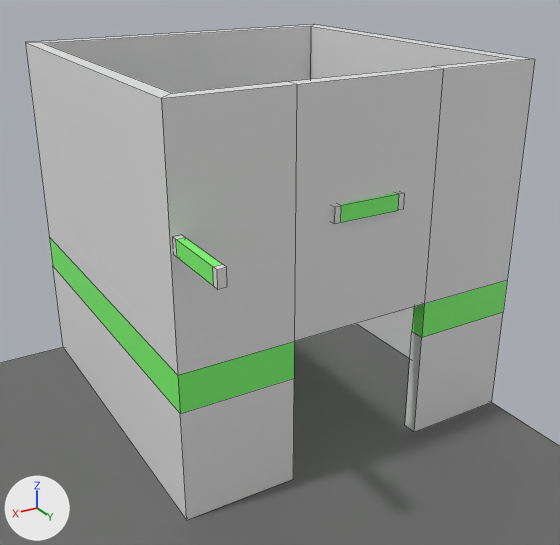
Renders of the FBX model Assets/Level-Gen/Meshes/elevatorTile.fbx from each side of a commit.
Camera for both pictures: a 50 mm lens placed at (2.83, 6.89, 6.38), pointed at (-2.4, -1.83, 2.01). Arrows for +X, +Y and +Z are at lower left; the lights stay in place. Mesh edges are drawn as thin lines.

The first picture shows 'elevator_floor', 'elevator_shaft'.
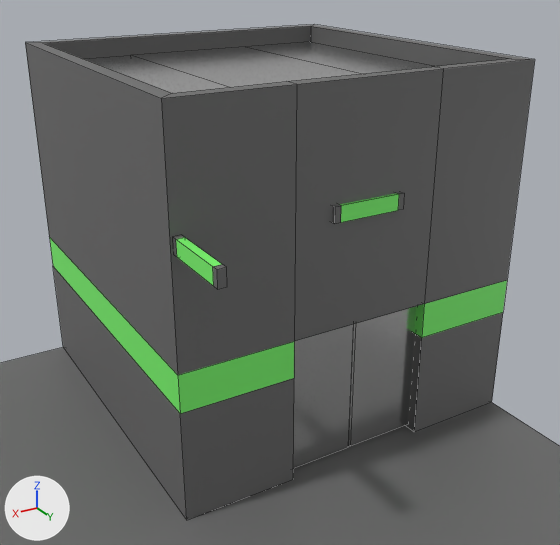
What changed in the scene script:
```text
Change mat_elavator:
    mat_elavator.roughness: 0.5 -> 0.2
    mat_elavator.metallic: 0.0 -> 1.0
Change me_plane:
    where me_plane.from_pydata(...)  # 80 vertices, 76 faces; spans x -5.0..0.0, y -5.0..0.98, z 0.0..5.0
    used by ob_elevator_shaft; location = (0.0, 0.0, 0.0)
    me_plane part 1: all 55 faces that had it switch from mat_elavator (white #e7e7e7) to mat_floor (dark grey #6c6c6c)
Add me_cube:
    me_cube.from_pydata(...)  # 68 vertices, 61 faces; spans x -4.78..-0.22, y -4.78..-0.22, z -0.03..4.74
    # faces by material slot: [3, 58]
    me_cube.materials.append(mat_floor)  # dark grey #6c6c6c
    me_cube.materials.append(mat_elavator)  # white #e7e7e7
Add me_cube_003:
    me_cube_003.from_pydata(...)  # 12 vertices, 8 faces; spans x -3.53..-2.5, y -0.29..-0.16, z 0.03..2.02
    me_cube_003.materials.append(mat_elavator)  # white #e7e7e7
Add me_cube_002:
    me_cube_002.from_pydata(...)  # 12 vertices, 8 faces; spans x -2.5..-1.47, y -0.29..-0.16, z 0.03..2.02
    me_cube_002.materials.append(mat_elavator)  # white #e7e7e7
Add ob_elevator:
    ob_elevator = bpy.data.objects.new('elevator', me_cube)
    ob_elevator.location = (0.0, 0.0, 0.0)
Add ob_el_door_l:
    ob_el_door_l = bpy.data.objects.new('el_door_L', me_cube_003)
    ob_el_door_l.location = (0.0, 0.0, 0.0)
Add ob_el_door_r:
    ob_el_door_r = bpy.data.objects.new('el_door_R', me_cube_002)
    ob_el_door_r.location = (0.0, 0.0, 0.0)
```

Pixel boxes (x1, y1, x2, y2) of what changed, in the pictures (560 x 545 px):
'elevator_shaft', surface changed, recoloured: (25, 25, 535, 520) in both
'elevator', added: after (85, 42, 435, 93)
'el_door_L', added: after (349, 307, 416, 446)
'el_door_R', added: after (293, 324, 354, 468)
